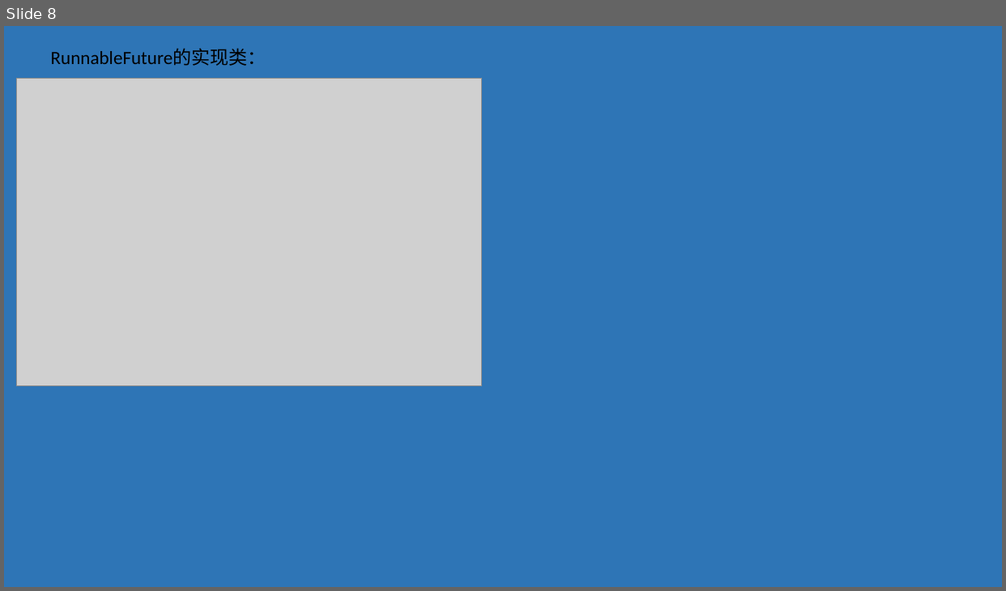
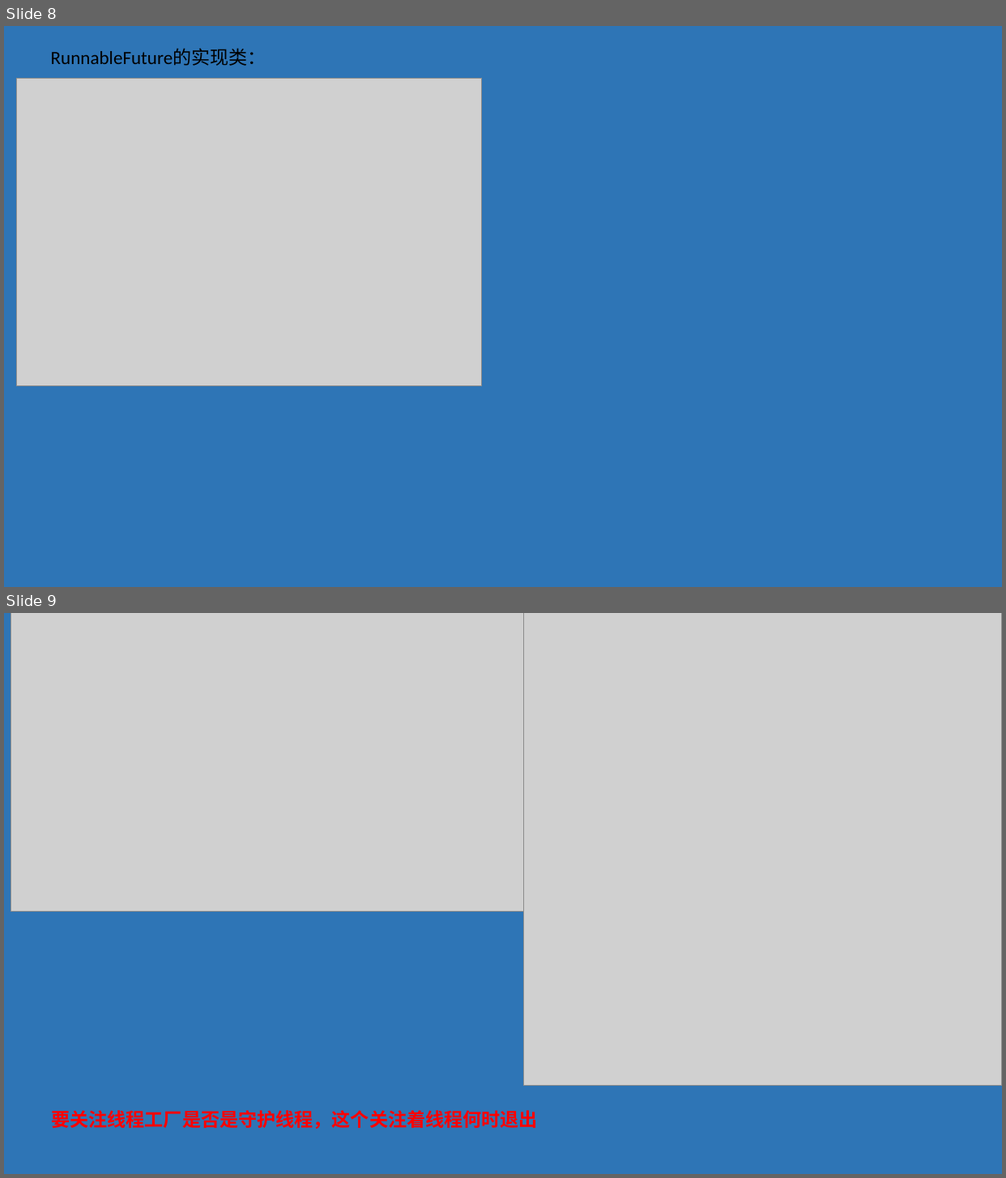
Before and after one commit to Dax1n/java, a slide deck: concurrent/src/main/java/com/daxin/concurrent/java并发之线程池学习.pptx. Shown one above the other, each under a label of ours: slide 8 before the commit, slides 8 and 9 after it. The pictures are 1006x591 and 1006x1178 pixels, drawn with LibreOffice and Linux fonts; fonts in the diff are those of the drawing; grey boxes stand for pictures. Boxes give left, top, right and bottom in pixels: in the first picture for what was removed or moved away, otherwise in the second. Text is boxed around its words. In the diff, an @@ line names an element or a change of style, - is before the commit and + after.

```diff
--- a/concurrent/src/main/java/com/daxin/concurrent/java并发之线程池学习.pptx
+++ b/concurrent/src/main/java/com/daxin/concurrent/java并发之线程池学习.pptx
@@ slide 9 added at (4, 613, 1002, 1174), background #2E75B6 @@
@@ picture added at (11, 613, 524, 912) @@
@@ picture added at (523, 613, 1002, 1085) @@
@@ text added at (51, 1110, 538, 1129), 18 pt, text #FF0000, bold @@
+要关注线程工厂是否是守护线程，这个关注着线程何时退出
```
Also in this commit, not shown: 1 slide changed, 2 other slides added, 2 slides removed, 13 other files.
